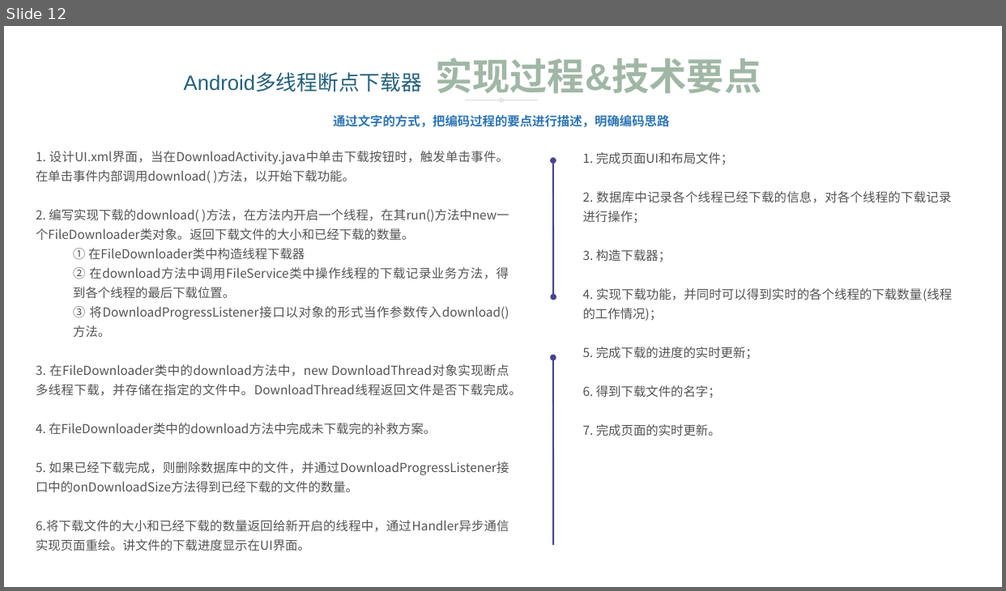
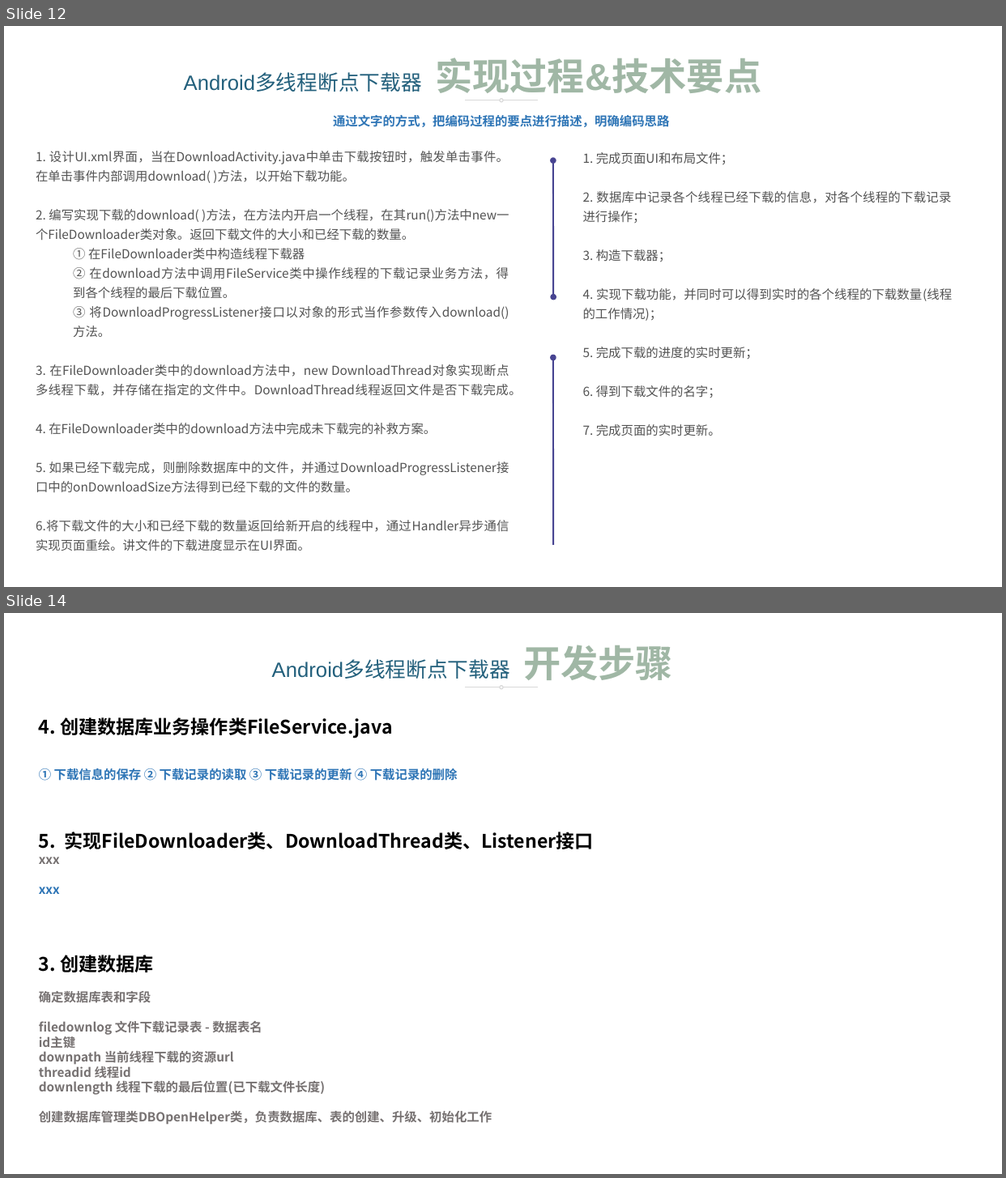
Before and after one commit to raymondcqk/AndroidMultipleThreadContinuableDownloader, a slide deck: doc/UML-Android多线程断点下载器.pptx. Shown one above the other, each under a label of ours: slide 12 before the commit, slides 12 and 14 after it; the slides between them are not shown. The pictures are 1006x591 and 1006x1178 pixels, drawn with LibreOffice and Linux fonts; fonts in the diff are those of the drawing. Boxes give left, top, right and bottom in pixels: in the first picture for what was removed or moved away, otherwise in the second. Text is boxed around its words. In the diff, an @@ line names an element or a change of style, - is before the commit and + after.

Commit message:
数据库操作相关业务类

```diff
--- a/doc/UML-Android多线程断点下载器.pptx
+++ b/doc/UML-Android多线程断点下载器.pptx
@@ slide 14 added at box(4, 613, 1002, 1174), background #FFFFFF @@
@@ text added at box(272, 645, 673, 680), 20 pt, text gradient #23607C to #0C364F @@
+Android多线程断点下载器 开发步骤
@@ line added from (465, 687) to (500, 687), #D9D9D9 1 pt @@
@@ ellipse added at box(500, 686, 503, 688), outline #D9D9D9 1 pt @@
@@ line added from (503, 687) to (538, 687), #D9D9D9 1 pt @@
@@ text added at box(39, 717, 458, 781), 12 pt, text #2E75B6, bold @@
+4. 创建数据库业务操作类FileService.java
+① 下载信息的保存 ② 下载记录的读取 ③ 下载记录的更新 ④ 下载记录的删除
@@ text added at box(39, 832, 593, 894), 18 pt, text #000000, bold @@
+5. 实现FileDownloader类、DownloadThread类、Listener接口
+xxx
+xxx
@@ text added at box(39, 952, 492, 1125), 12 pt, text #767171, bold @@
+3. 创建数据库
+确定数据库表和字段
+filedownlog 文件下载记录表 - 数据表名
+id主键
+downpath 当前线程下载的资源url
+threadid 线程id
+downlength 线程下载的最后位置(已下载文件长度)
+创建数据库管理类DBOpenHelper类，负责数据库、表的创建、升级、初始化工作
```
Also in this commit, not shown: 1 other slide added, 5 other files.
